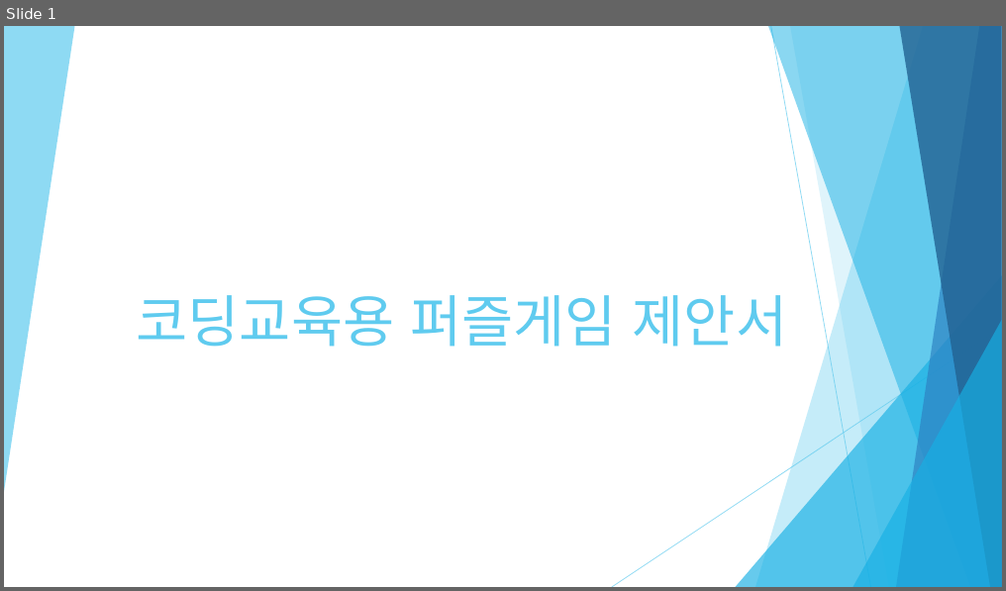
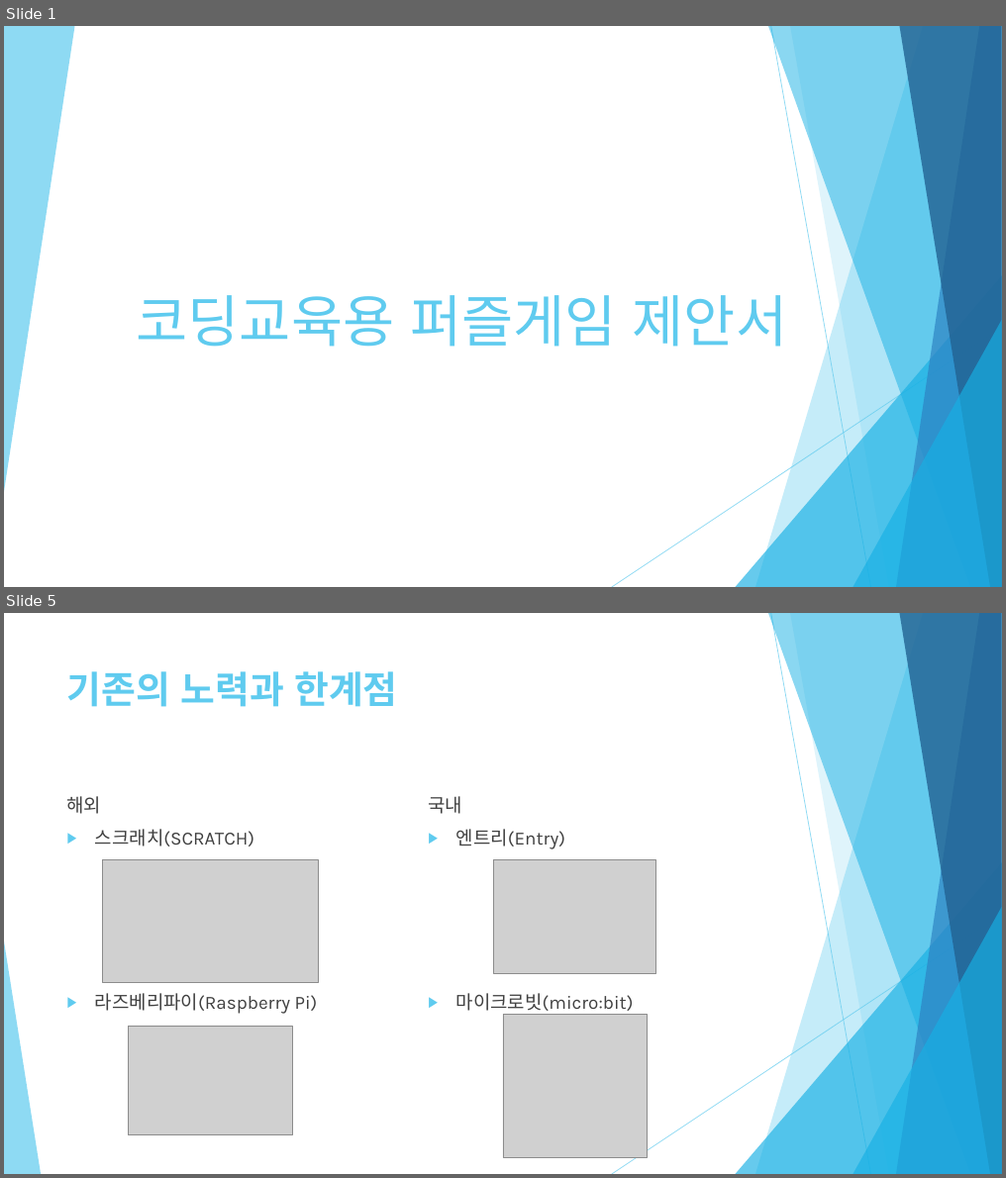
Before and after one commit to healjoo/smallprecious, a slide deck: 코딩교육용 퍼즐게임 제안서.pptx. Shown one above the other, each under a label of ours: slide 1 before the commit, slides 1 and 5 after it; the slides between them are not shown. The pictures are 1006x591 and 1006x1178 pixels, drawn with LibreOffice and Linux fonts; fonts in the diff are those of the drawing; grey boxes stand for pictures. Boxes give left, top, right and bottom in pixels: in the first picture for what was removed or moved away, otherwise in the second. Text is boxed around its words. In the diff, an @@ line names an element or a change of style, - is before the commit and + after.

```diff
--- a/코딩교육용 퍼즐게임 제안서.pptx
+++ b/코딩교육용 퍼즐게임 제안서.pptx
@@ slide 5 added at [4,613,1002,1174], background #FFFFFF; not listed: 9 template elements that a slide beside it also shows @@
@@ title added at [67,671,397,707], 36 pt, text #5FCBEF, bold @@
+기존의 노력과 한계점
@@ text added at [67,796,318,1014], 18 pt, text #404040 @@
+해외
+▶ 스크래치(SCRATCH)
+▶ 라즈베리파이(Raspberry Pi)
@@ text added at [428,796,634,1015], 18 pt, text #404040 @@
+국내
+▶ 엔트리(Entry)
+▶ 마이크로빗(micro:bit)
@@ picture added at [102,861,318,983] @@
@@ picture added at [494,861,656,973] @@
@@ triangle added at [4,942,41,1174], fill #5FCBEF at 70% opacity @@
@@ picture added at [128,1026,292,1137] @@
@@ picture added at [503,1014,648,1158] @@
```
Also in this commit, not shown: 8 slides changed, 1 other slide added, 1 other file.
